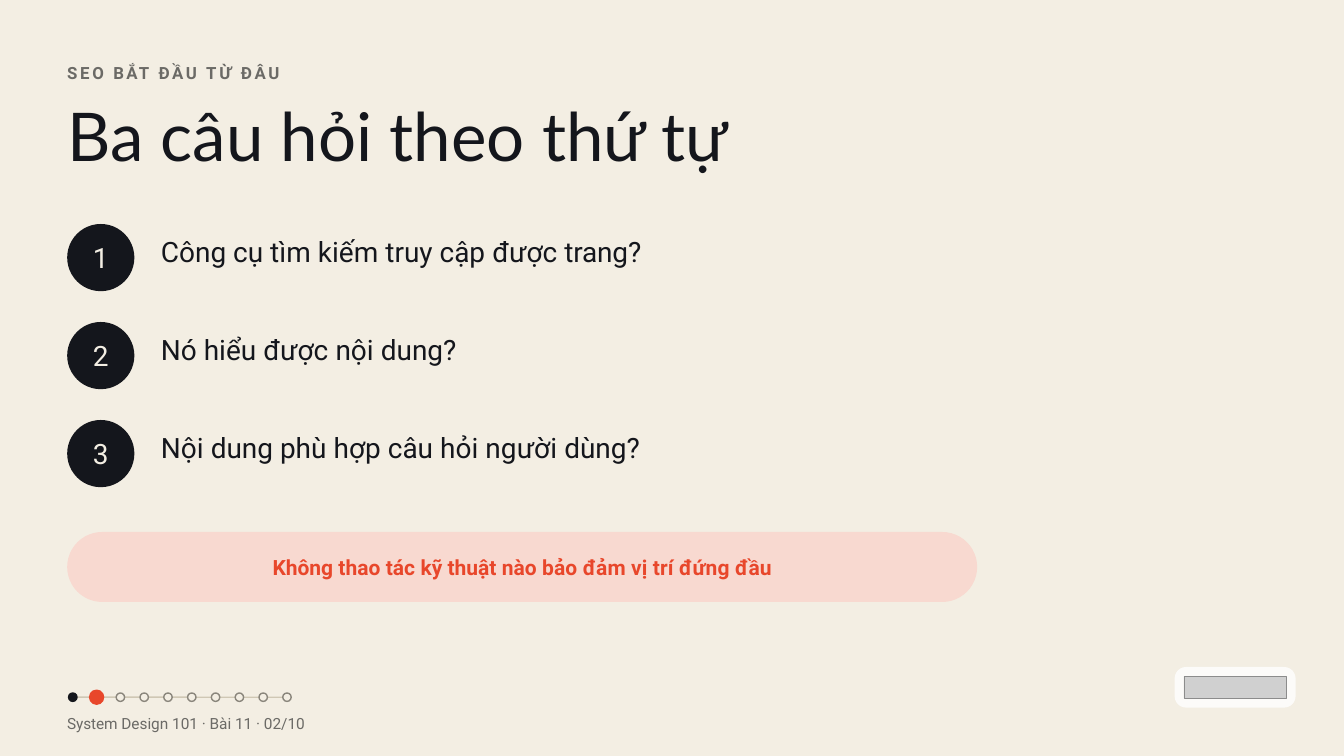
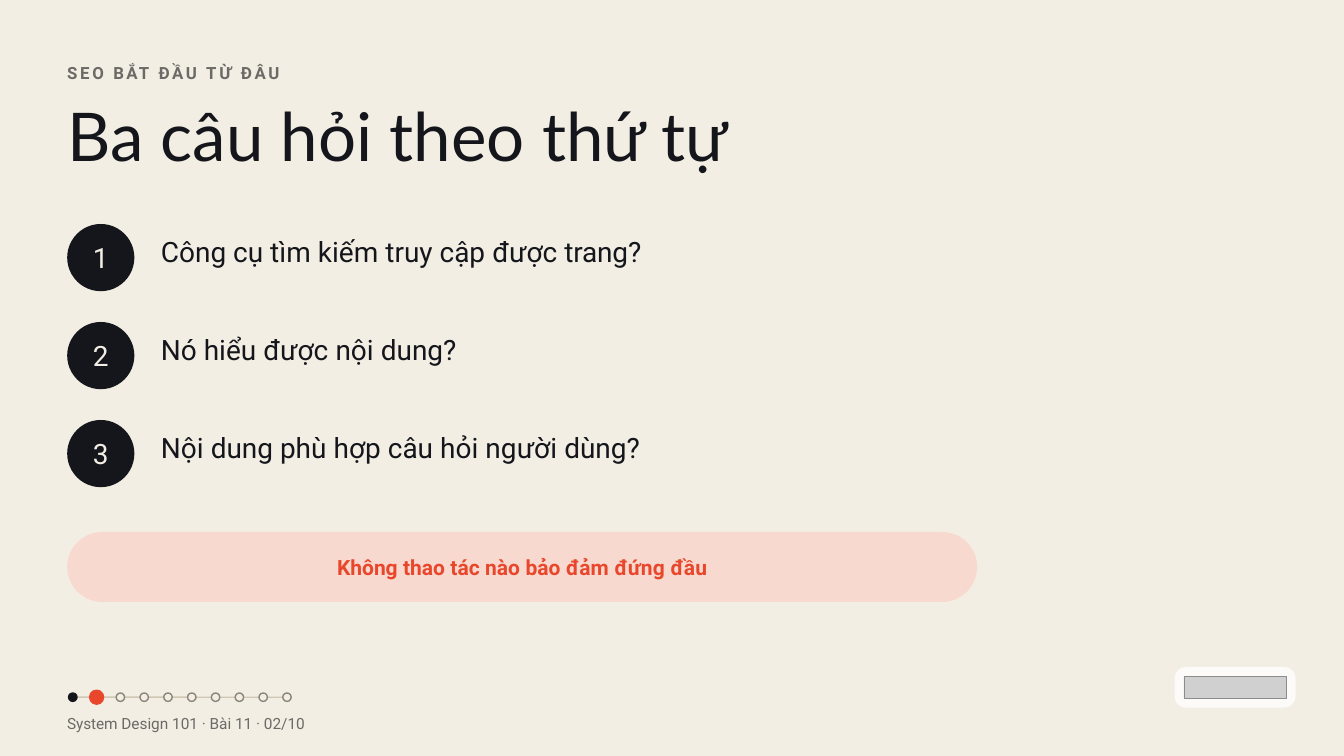
Before and after one commit to vohoailinh90/tool-marketing-studio, a slide deck: slide 2 of system-design-101/vi/lessons/sd-09-011/slides/sd-09-011.pptx. Drawn at 1344x756 pixels with LibreOffice and Linux fonts; fonts in the diff are those of the drawing; grey boxes stand for pictures. Boxes give left, top, right and bottom in pixels: in the first picture for what was removed or moved away, otherwise in the second. Text is boxed around its words. In the diff, an @@ line names an element or a change of style, - is before the commit and + after.

```diff
--- a/system-design-101/vi/lessons/sd-09-011/slides/sd-09-011.pptx
+++ b/system-design-101/vi/lessons/sd-09-011/slides/sd-09-011.pptx
@@ text in rounded rectangle at (337, 558, 707, 580): text changed @@
-Không thao tác kỹ thuật nào bảo đảm vị trí đứng đầu
+Không thao tác nào bảo đảm đứng đầu
```
Also in this commit, not shown: 3 other slides changed.
